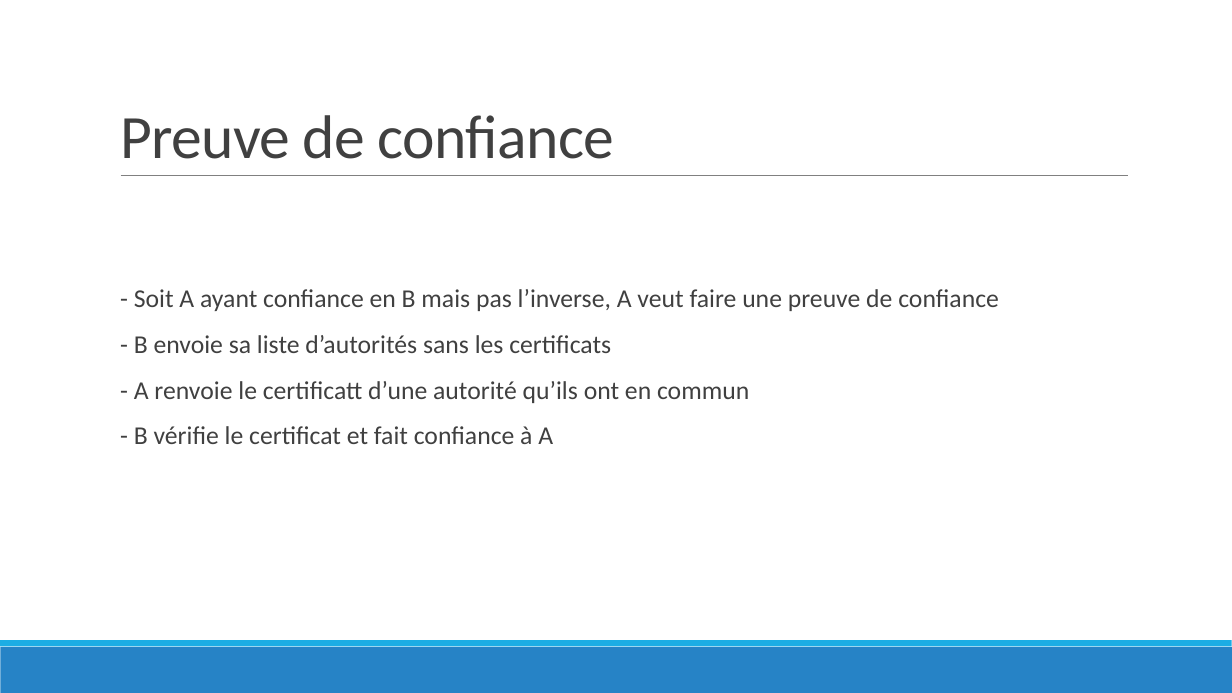
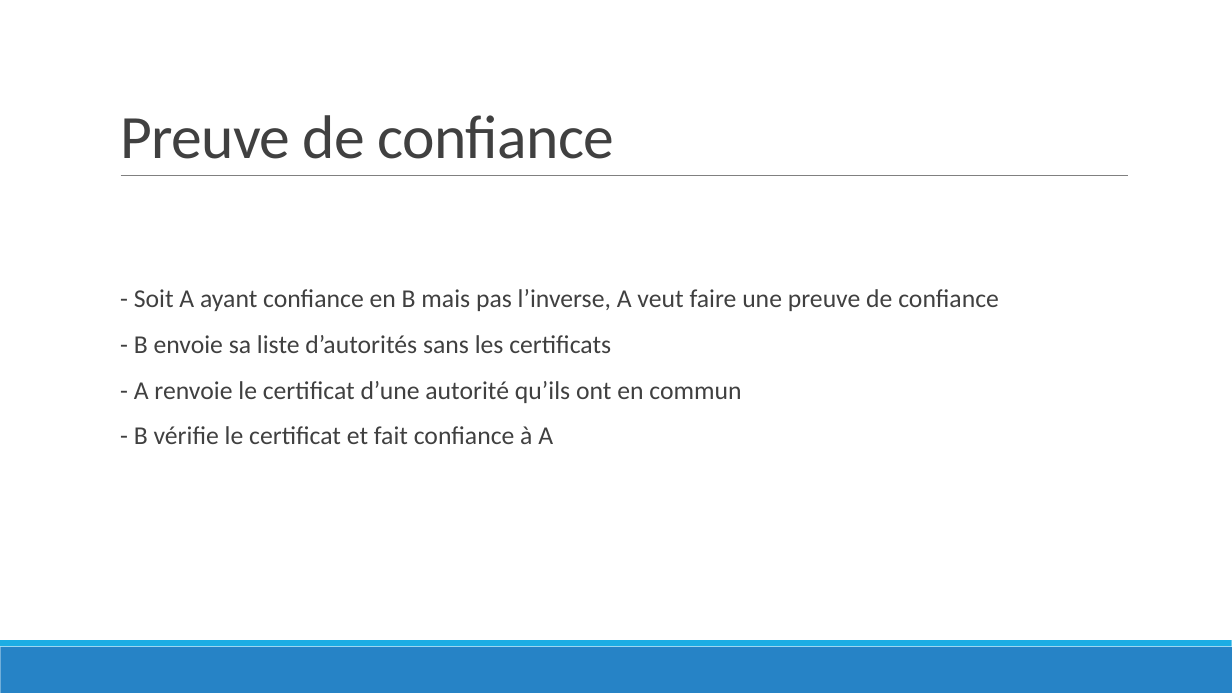
Before and after one commit to StairZ0/SSL_TL, a slide deck: slide 14 of Présentation TL cryptographie.pptx. Drawn at 1232x693 pixels with LibreOffice and Linux fonts; fonts in the diff are those of the drawing. Boxes give left, top, right and bottom in pixels: in the first picture for what was removed or moved away, otherwise in the second. Text is boxed around its words. In the diff, an @@ line names an element or a change of style, - is before the commit and + after.

```diff
--- a/Présentation TL cryptographie.pptx
+++ b/Présentation TL cryptographie.pptx
@@ text at [134,381,741,403]: text changed @@
-  - A renvoie le certificatt d’une autorité qu’ils ont en commun
+  - A renvoie le certificat d’une autorité qu’ils ont en commun
```
Also in this commit, not shown: 4 other slides changed.
